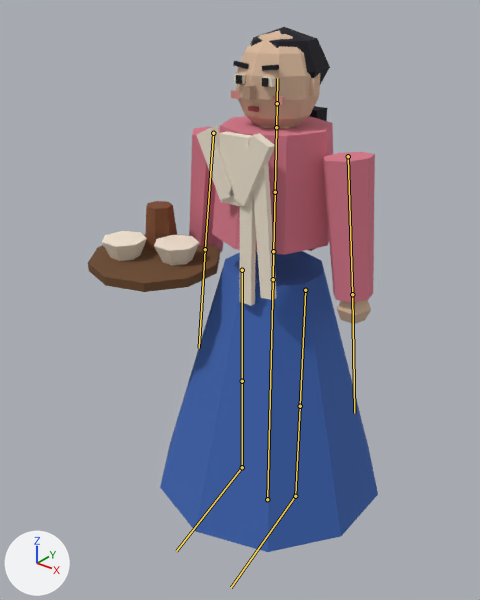
The glTF model assets3d/npcs/npc_N203.glb, before and after one commit.
Camera for both pictures: a camera (50 mm lens) standing at (1.097, -1.535, 1.726) and looking at (-0.172, 0.051, 0.743). The axes (+X, +Y, +Z) are drawn at lower left. The lights are the same throughout. The older version comes first. The bones that bend it are drawn over the model as lines.

Objects in the first picture: 'npc_N203_part0', 'npc_N203_part1', 'npc_N203_part10', 'npc_N203_part11', 'npc_N203_part2', 'npc_N203_part3', 'npc_N203_part4', 'npc_N203_part5', 'npc_N203_part6', 'npc_N203_part7', 'npc_N203_part8'.
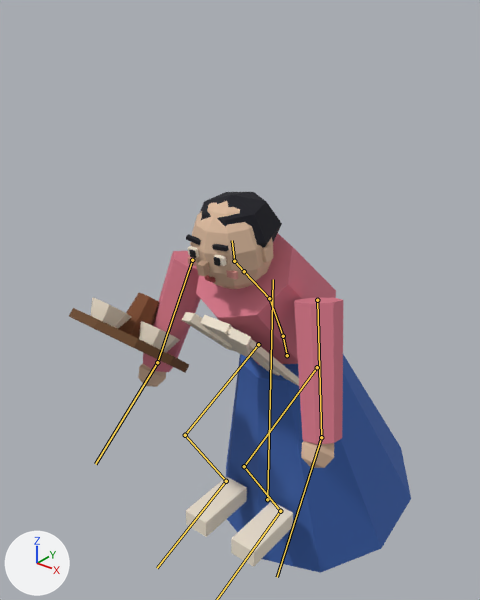
The newer file adds an action. The first version stands in its rest pose; the second is drawn at frame 12 of the action 'SquatRest'.

What differs and where, as boxes (x1, y1, x2, y2) in the pictures (480 x 600 px):
'npc_N203_part0', posed: before (160, 251, 378, 552); after (226, 354, 411, 573)
'npc_N203_part2', posed (7% wider, 13% taller): before (189, 116, 375, 303); after (143, 233, 343, 444)
'npc_N203_part1', posed: before (102, 73, 277, 306); after (91, 246, 299, 567)
'npc_N203_part3', posed: before (236, 31, 371, 324); after (138, 201, 334, 468)
'npc_N203_part10', posed (9% narrower, 14% taller): before (88, 235, 220, 292); after (69, 308, 189, 373)
'npc_N203_part5', posed: before (233, 27, 330, 121); after (186, 192, 282, 251)
'npc_N203_part11', posed: before (145, 201, 177, 253); after (118, 293, 159, 339)
'npc_N203_part7', posed (15% wider, 12% taller): before (243, 85, 255, 100); after (196, 260, 210, 277)
'npc_N203_part6', posed (56% taller): before (231, 90, 285, 105); after (187, 256, 238, 280)
'npc_N203_part4', posed: before (236, 75, 268, 87); after (189, 250, 220, 266)
'npc_N203_part8', posed (29% taller): before (248, 106, 259, 112); after (205, 275, 216, 283)
bone 'Hips', root to tip: before (273, 279) to (273, 251); after (287, 355) to (283, 336)
bone 'Spine', root to tip: before (273, 251) to (275, 192); after (283, 336) to (269, 298)
bone 'Chest', root to tip: before (275, 192) to (276, 127); after (269, 298) to (244, 271)
bone 'Head', root to tip: before (277, 103) to (277, 78); after (234, 261) to (232, 240)
bone 'UpperArm.L', root to tip: before (348, 156) to (352, 294); after (317, 300) to (321, 437)
bone 'Hand.L', root to tip: before (352, 294) to (354, 413); after (321, 437) to (277, 577)
bone 'UpperArm.R', root to tip: before (213, 133) to (205, 249); after (192, 260) to (157, 362)
bone 'Hand.R', root to tip: before (205, 249) to (199, 348); after (157, 362) to (95, 464)
bone 'UpperLeg.L', root to tip: before (305, 290) to (300, 406); after (317, 367) to (244, 466)
bone 'LowerLeg.L', root to tip: before (300, 406) to (295, 496); after (244, 466) to (280, 511)
bone 'UpperLeg.R', root to tip: before (242, 270) to (242, 381); after (258, 344) to (185, 435)
bone 'LowerLeg.R', root to tip: before (242, 381) to (242, 467); after (185, 435) to (226, 481)
bone 'Foot.R', root to tip: before (242, 467) to (176, 551); after (226, 481) to (157, 568)

What the commit changed:
Bone 'Hips' (bone_hips) moves from (0.0, 0.0, 0.0) to (0.0, -0.316, -0.093).
Bone 'Hips' (bone_hips) turns from (0, 0, 0) to (18, 0, 0) degrees about its own x, y and z.
Bone 'Spine' (bone_spine) turns from (0, 0, 0) to (8, 0, 0) degrees about its own x, y and z.
Bone 'Chest' (bone_chest) turns from (0, 0, 0) to (18, 0, 0) degrees about its own x, y and z.
Bone 'Head' (bone_head) turns from (0, 0, 0) to (-33, 0, 0) degrees about its own x, y and z.
Bone 'UpperArm.L' (bone_upperarm_l) turns from (0, 0, 0) to (-53, -8, -15) degrees about its own x, y and z.
Bone 'Hand.L' (bone_hand_l) turns from (0, 0, 0) to (-30, -4, -2) degrees about its own x, y and z.
Bone 'UpperArm.R' (bone_upperarm_r) turns from (0, 0, 0) to (-53, 8, 15) degrees about its own x, y and z.
Bone 'Hand.R' (bone_hand_r) turns from (0, 0, 0) to (-30, 4, 2) degrees about its own x, y and z.
Bone 'UpperLeg.L' (bone_upperleg_l) turns from (0, 0, 0) to (-86, 0, 0) degrees about its own x, y and z.
Bone 'LowerLeg.L' (bone_lowerleg_l) turns from (0, 0, 0) to (99, 0, 0) degrees about its own x, y and z.
Bone 'Foot.L' (bone_foot_l) turns from (0, 0, 0) to (-32, 0, 0) degrees about its own x, y and z.
Bone 'UpperLeg.R' (bone_upperleg_r) turns from (0, 0, 0) to (-86, 0, 0) degrees about its own x, y and z.
Bone 'LowerLeg.R' (bone_lowerleg_r) turns from (0, 0, 0) to (99, 0, 0) degrees about its own x, y and z.
Bone 'Foot.R' (bone_foot_r) turns from (0, 0, 0) to (-32, 0, 0) degrees about its own x, y and z.
